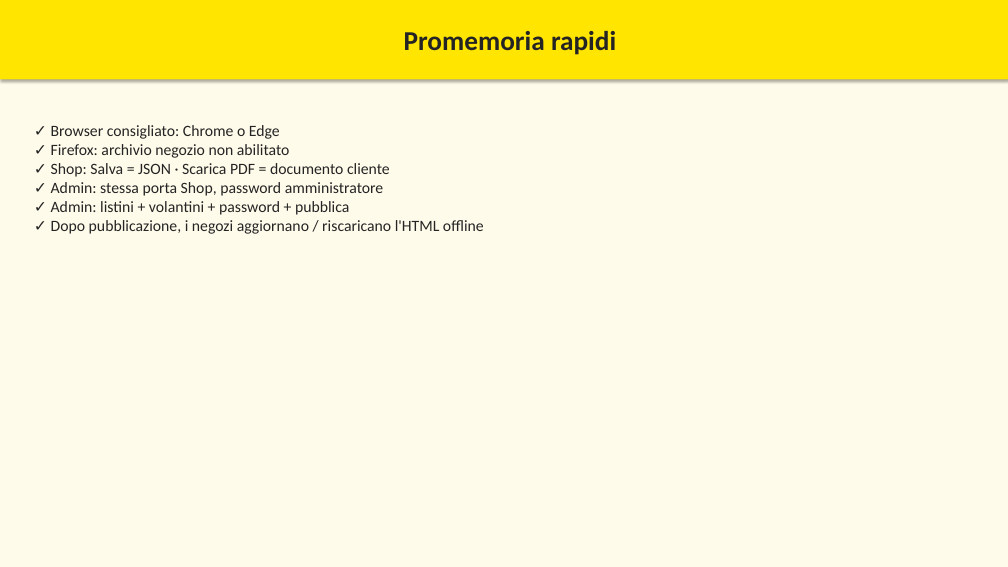
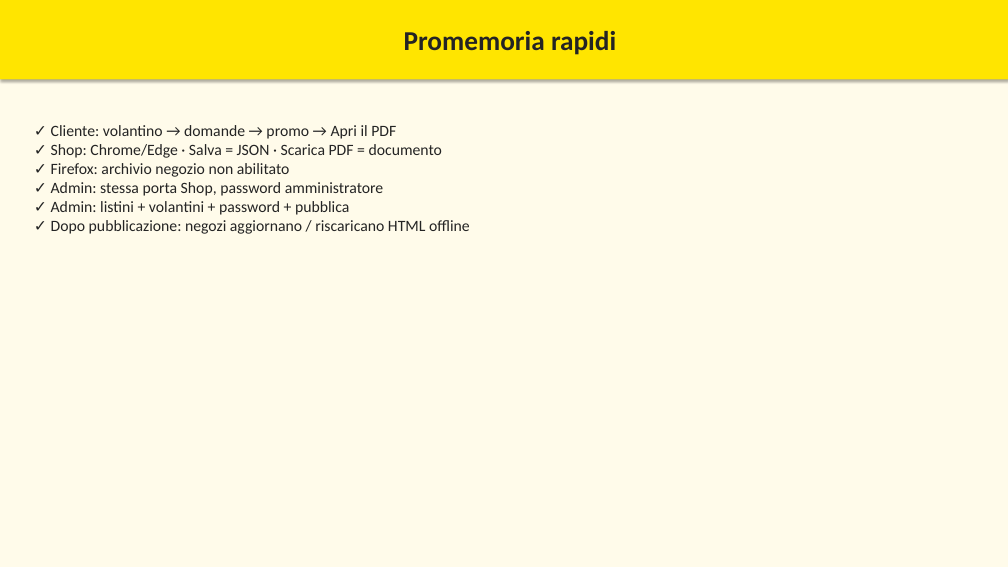
Before and after one commit to MBRP95/Preventivatore, a slide deck: slide 27 of docs/manuale/Manuale_Preventivatore.pptx (slide 19 before the commit). Drawn at 1008x567 pixels with LibreOffice and Linux fonts; fonts in the diff are those of the drawing. Boxes give left, top, right and bottom in pixels: in the first picture for what was removed or moved away, otherwise in the second. Text is boxed around its words. In the diff, an @@ line names an element or a change of style, - is before the commit and + after.

```diff
--- a/docs/manuale/Manuale_Preventivatore.pptx
+++ b/docs/manuale/Manuale_Preventivatore.pptx
@@ text at (51, 125, 442, 158): text changed @@
-✓ Browser consigliato: Chrome o Edge
+✓ Cliente: volantino → domande → promo → Apri il PDF
+✓ Shop: Chrome/Edge · Salva = JSON · Scarica PDF = documento
@@ text at (51, 163, 390, 177): paragraph removed @@
-✓ Shop: Salva = JSON · Scarica PDF = documento cliente
@@ text at (51, 220, 470, 234): text changed @@
-✓ Dopo pubblicazione, i negozi aggiornano / riscaricano l'HTML offline
+✓ Dopo pubblicazione: negozi aggiornano / riscaricano HTML offline
```
Also in this commit, not shown: 17 other slides changed, 8 slides added, 7 other files.
